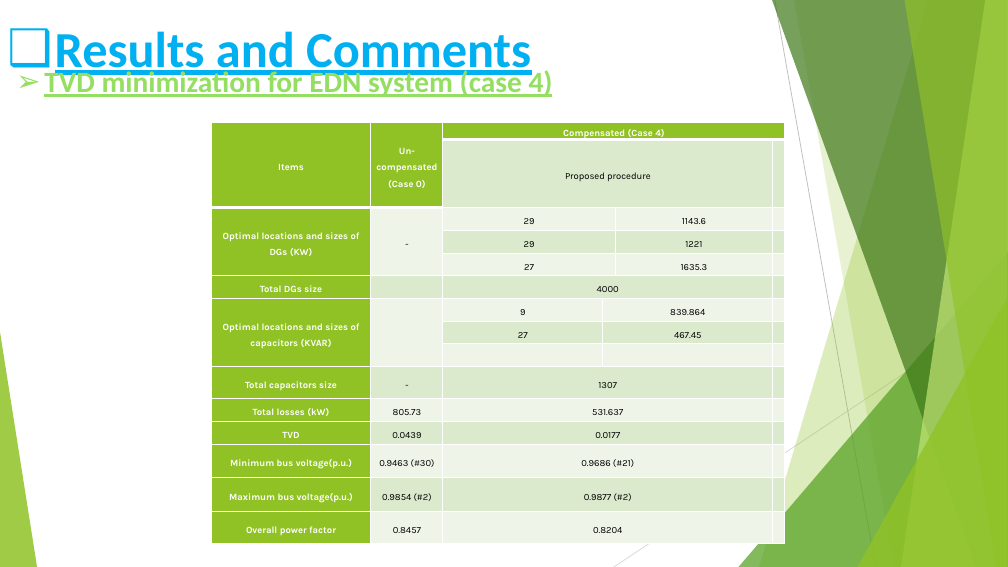
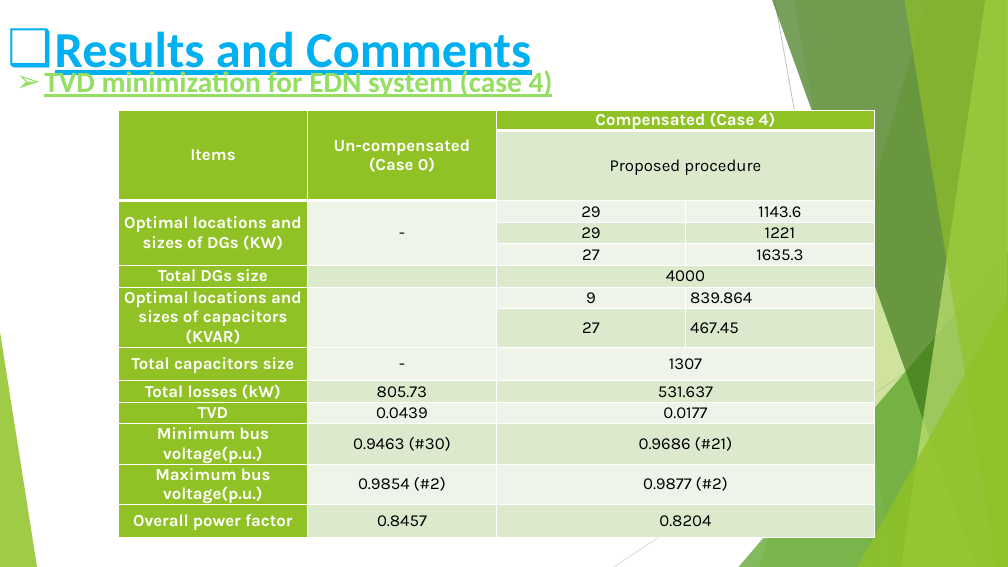
Before and after one commit to moustafashahin122/AOA-Graduation-Project-2022-, a slide deck: slide 53 of code/AOA_objects/results/grad_presentation/Presentation.pptx (slide 52 before the commit). Drawn at 1008x567 pixels with LibreOffice and Linux fonts; fonts in the diff are those of the drawing. Boxes give left, top, right and bottom in pixels: in the first picture for what was removed or moved away, otherwise in the second. Text is boxed around its words. In the diff, an @@ line names an element or a change of style, - is before the commit and + after.

```diff
--- a/code/AOA_objects/results/grad_presentation/Presentation.pptx
+++ b/code/AOA_objects/results/grad_presentation/Presentation.pptx
@@ table at (x1=119, y1=110, x2=875, y2=538) @@
-Items | Un-compensated / (Case 0) | Compensated (Case 4) |  |  | 
- |  | Proposed procedure |  |  | 
-Optimal locations and sizes of DGs (KW) | - | 29 |  | 1143.6 | 
- |  | 29 |  | 1221 | 
- |  | 27 |  | 1635.3 | 
-Total DGs size |  | 4000 |  |  | 
-Optimal locations and sizes of capacitors (KVAR) |  | 9 | 839.864 |  | 
- |  | 27 | 467.45 |  | 
- |  |  |  |  | 
-Total capacitors size | - | 1307 |  |  | 
-Total losses (kW) | 805.73 | 531.637 |  |  | 
-TVD | 0.0439 | 0.0177 |  |  | 
-Minimum bus voltage(p.u.) | 0.9463 (#30) | 0.9686 (#21) |  |  | 
-Maximum bus voltage(p.u.) | 0.9854 (#2) | 0.9877 (#2) |  |  | 
-Overall power factor | 0.8457 | 0.8204 |  |  | 
+Items | Un-compensated / (Case 0) | Compensated (Case 4) | 
+ |  | Proposed procedure | 
+Optimal locations and sizes of DGs (KW) | - | 29 | 1143.6
+ |  | 29 | 1221
+ |  | 27 | 1635.3
+Total DGs size |  | 4000 | 
+Optimal locations and sizes of capacitors (KVAR) |  | 9 | 839.864
+ |  | 27 | 467.45
+Total capacitors size | - | 1307 | 
+Total losses (kW) | 805.73 | 531.637 | 
+TVD | 0.0439 | 0.0177 | 
+Minimum bus voltage(p.u.) | 0.9463 (#30) | 0.9686 (#21) | 
+Maximum bus voltage(p.u.) | 0.9854 (#2) | 0.9877 (#2) | 
+Overall power factor | 0.8457 | 0.8204 | 
@@ table resized from (x1=211, y1=123, x2=785, y2=539) to (x1=119, y1=110, x2=875, y2=538) @@
```
Also in this commit, not shown: 30 other slides changed, 1 slide added, 11 other files.
